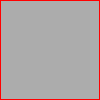
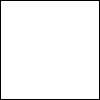
Revision of a layered 100px x 100px image; what changed, layer by layer:
hid "Red" over (0, 0, 100, 100)
hid "Blue" over (0, 0, 100, 100)
removed layer "Background" over (0, 0, 100, 100)
